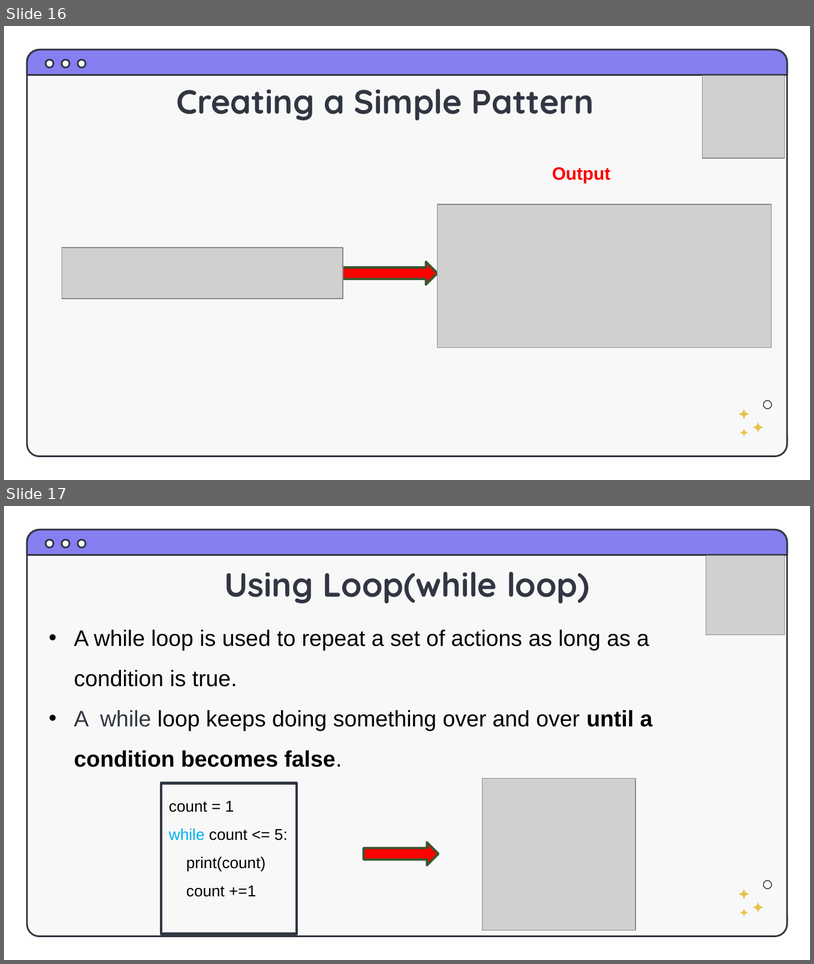
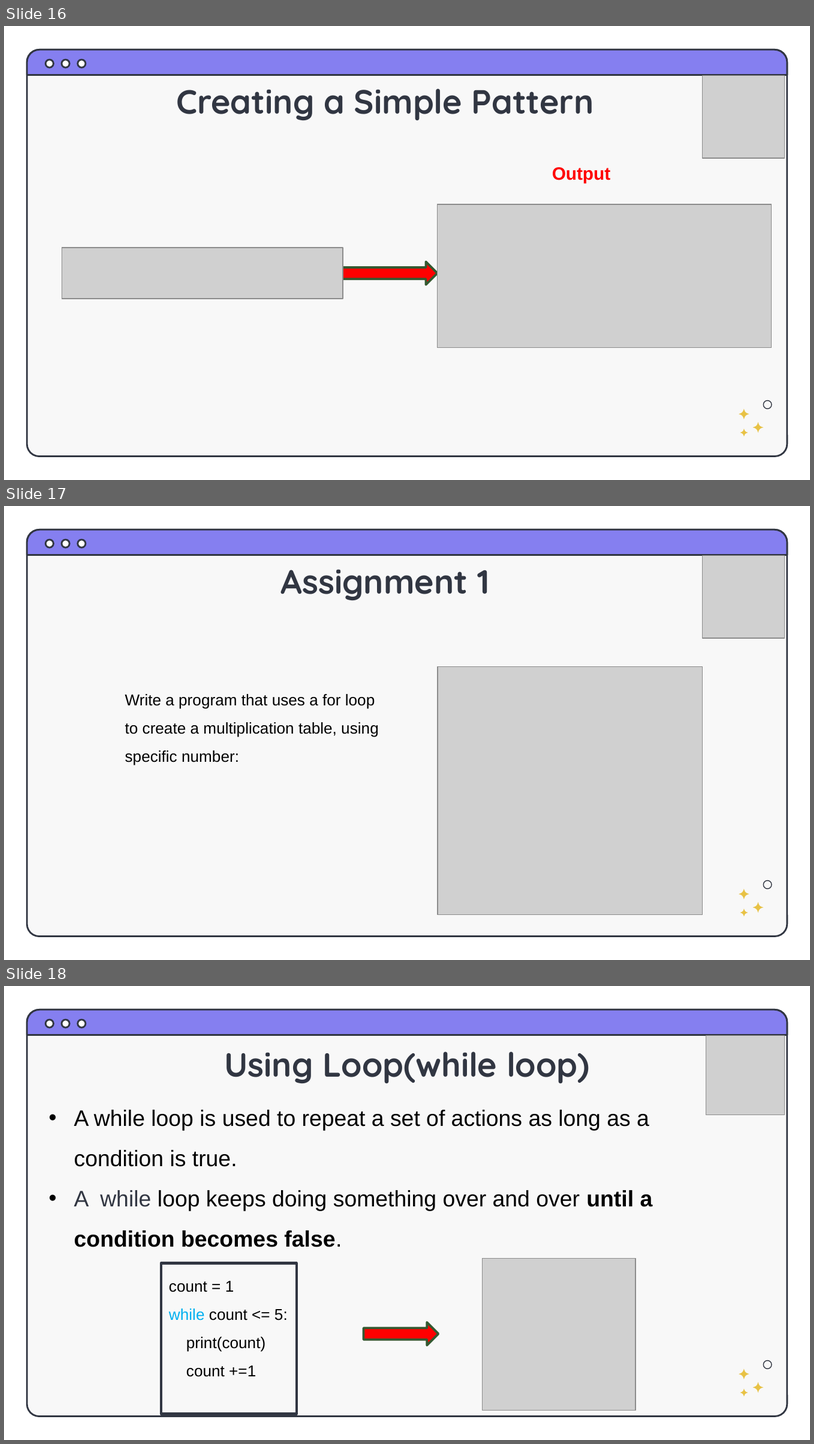
Before and after one commit to RIGTraining/PythonClass, a slide deck: Python_Kids_Ch4.pptx. Shown one above the other, each under a label of ours: slides 16 and 17 before the commit, slides 16, 17 and 18 after it. The pictures are 814x964 and 814x1444 pixels, drawn with LibreOffice and Linux fonts; fonts in the diff are those of the drawing; grey boxes stand for pictures. Boxes give left, top, right and bottom in pixels: in the first picture for what was removed or moved away, otherwise in the second. Text is boxed around its words. In the diff, an @@ line names an element or a change of style, - is before the commit and + after.

```diff
--- a/Python_Kids_Ch4.pptx
+++ b/Python_Kids_Ch4.pptx
@@ slide 17 added at box(4, 506, 810, 960), background #FFFFFF; not listed: 9 template elements that a slide beside it also shows @@
@@ picture added at box(702, 556, 785, 638) @@
@@ title added at box(281, 569, 489, 600), 30 pt, text #313642, bold @@
+Assignment 1
@@ picture added at box(438, 666, 702, 914) @@
@@ text added at box(125, 694, 379, 765), 14 pt, text #000000 @@
+Write a program that uses a for loop to create a multiplication table, using specific number:
@@ what was slide 17 is now slide 18 @@
```
Also in this commit, not shown: 2 slides changed, 1 other slide added, 1 slide removed, 2 other files.
